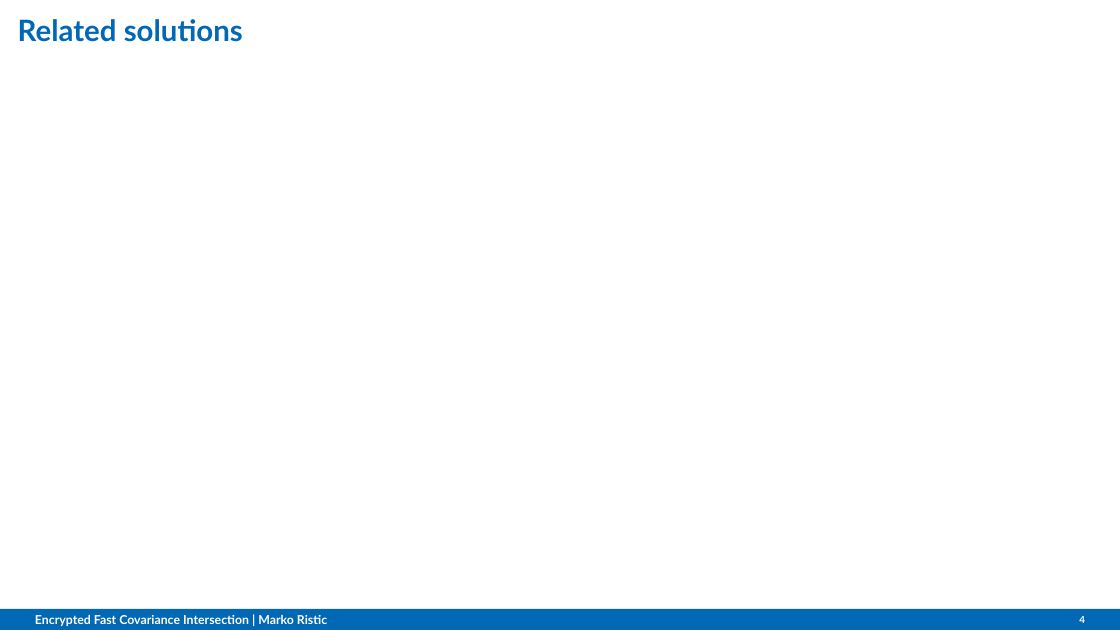
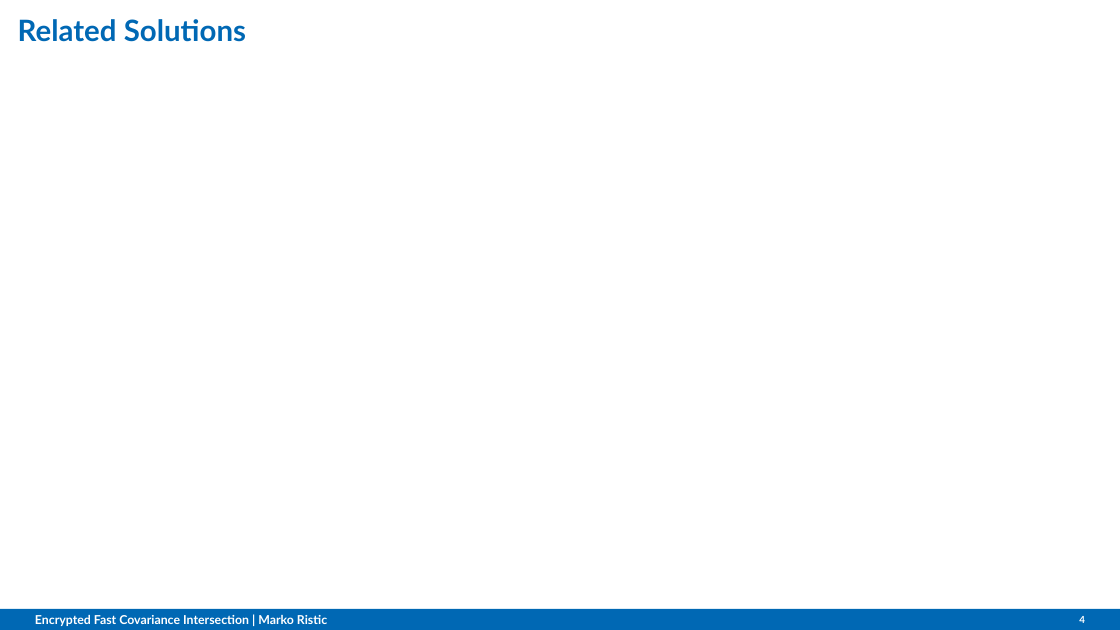
Before and after one commit to omubtcezq/PaillierFCI, a slide deck: slide 4 of presentation/MFI2022_marko_ristic.pptx. Drawn at 1120x630 pixels with LibreOffice and Linux fonts; fonts in the diff are those of the drawing; background and template pictures are left out. Boxes give left, top, right and bottom in pixels: in the first picture for what was removed or moved away, otherwise in the second. Text is boxed around its words. In the diff, an @@ line names an element or a change of style, - is before the commit and + after.

```diff
--- a/presentation/MFI2022_marko_ristic.pptx
+++ b/presentation/MFI2022_marko_ristic.pptx
@@ title at [18, 19, 246, 42]: text changed @@
-Related solutions
+Related Solutions
```
Also in this commit, not shown: 7 other slides changed, 2 slides added.
